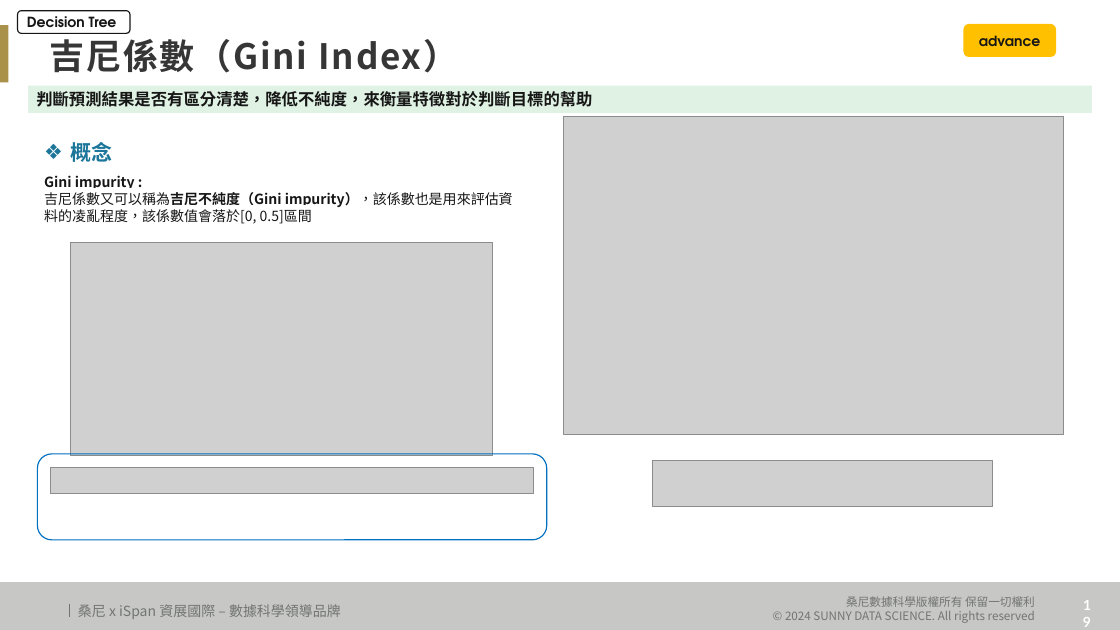
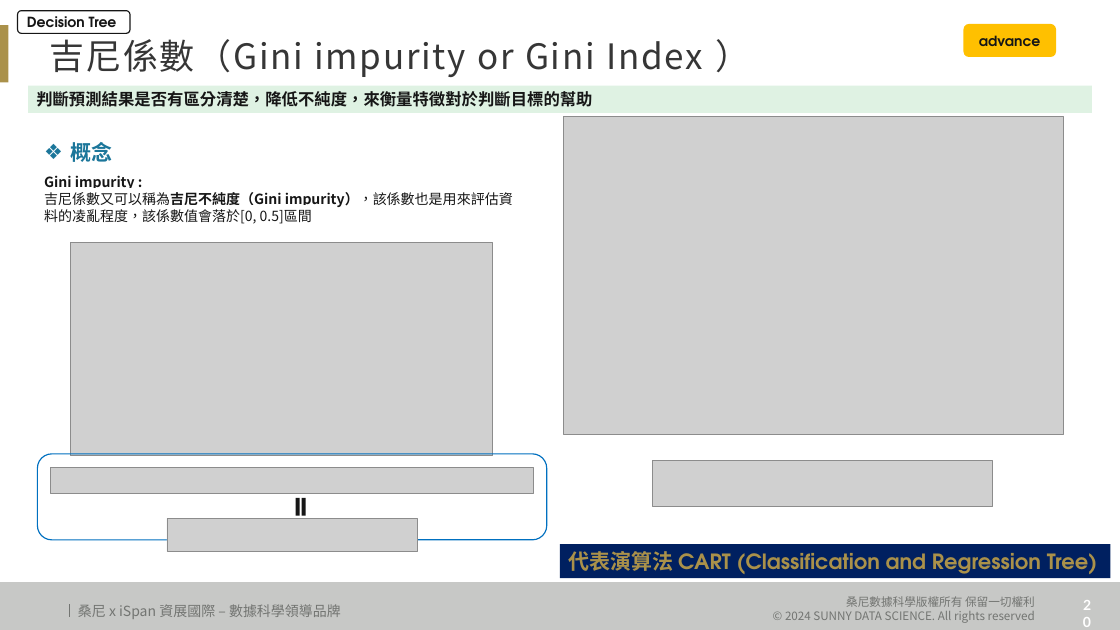
Before and after one commit to Zenobia000/MachineLearning-ds-fundamental, a slide deck: slide 20 of 教材/機器學習/classification/decision_tree.pptx (slide 19 before the commit). Drawn at 1120x630 pixels with LibreOffice and Linux fonts; fonts in the diff are those of the drawing; grey boxes stand for pictures; background and template pictures are left out. Boxes give left, top, right and bottom in pixels: in the first picture for what was removed or moved away, otherwise in the second. Text is boxed around its words. In the diff, an @@ line names an element or a change of style, - is before the commit and + after.

Commit message:
decision tree update

```diff
--- a/教材/機器學習/classification/decision_tree.pptx
+++ b/教材/機器學習/classification/decision_tree.pptx
@@ text at (x1=50, y1=39, x2=703, y2=77): text changed; bold off @@
-吉尼係數（Gini Index）
+吉尼係數（Gini impurity or Gini Index ）
@@ math equal added at (x1=292, y1=494, x2=309, y2=519), fill #161616 @@
@@ picture added at (x1=167, y1=518, x2=418, y2=551) @@
@@ rectangle added at (x1=560, y1=544, x2=1111, y2=578), fill #002060, 18 pt, text #AA914A, bold @@
+代表演算法 CART (Classification and Regression Tree)
@@ page number at (x1=1071, y1=592, x2=1104, y2=618): text changed @@
-19
+20
```
Also in this commit, not shown: 4 other slides changed, 10 slides added, 57 other files.
